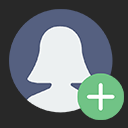
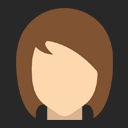
Before/after of a w=128, h=128 layered artwork. What changed in the layer stack:
renamed "user" to "Layer 1", painted on it over [9, 8, 124, 120]
